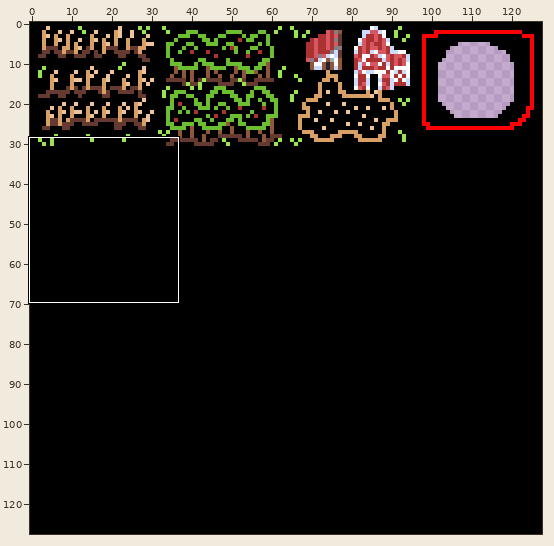
Sprite sheet -- assets/farm_structures_0.png. Above, an overview of the earlier version with the close-up marked.
Close-up. Earlier state:
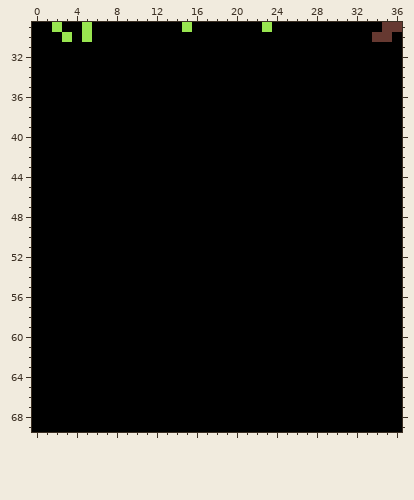
The file is 128x128 pixels. Shown: x 0..36, y 29..69.
New version:
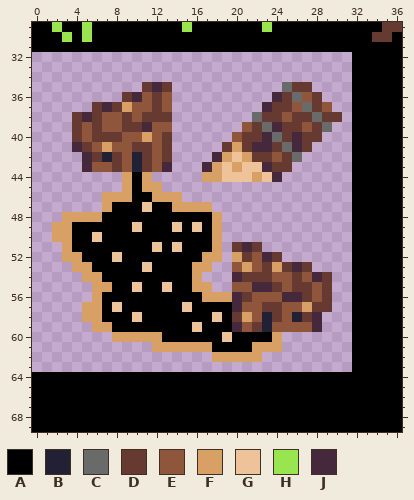
Palette (. is transparent): A #000000  B #222034  C #696a6a  D #663931  E #8f563b  F #d9a066  G #eec39a  H #99e550  J #45283c
The commit says: added woodcutter structure and wood resource
Change:
Changed rows in their new state; - is an unchanged pixel.
first column x 0:
32 ................................
33 ................................
34 ................................
35 ...........DJD...........CDD....
36 .........DJEDE..........JDCED...
37 ......DJDFEEDE.........JDDECDE..
38 ....DJDEEDEDDD........CDDEDDCDD.
39 ....DEDEEDDJEE.......EDCJDDEDC..
40 ....DEDDDEEFED......EDDJCDJDD...
41 ....JDEFEEDDED.....DFDJJDCJD....
42 .....JDBDEBDED....JFGFDDEDC.....
43 .....JEEDEBDEJ...JFGFGGJDD......
44 .........F-F.....FFGGGFGJ.......
45 .........F-FF...................
46 .......FFF--FFF.................
47 .......F---G--FFFF..............
48 ...FFFF-----------F.............
49 ..FF------G---G-G-F.............
50 ..FF--G-----------F.............
51 ...F--------G-G---F.DJD.........
52 ...FF---G--------FF.FDEJD.......
53 ....FF-----G----FF..EFEDFDJD....
54 .....FF---------F...JDDDEEDEJD..
55 ......FF--G--G--FF..EEJJDEDDED..
56 ......F----------FFFJDEEEJJDED..
57 .....FF-G------G----JEEDDEEFDD..
58 .....FF---G-------G-DFEBDEBDJ...
59 ......FF--------G---JEDBEEEEJ...
60 ........FFFFF------G----F.......
61 ............FFFFFF----FFF.......
62 ..................FFFFF.........
63 ................................
